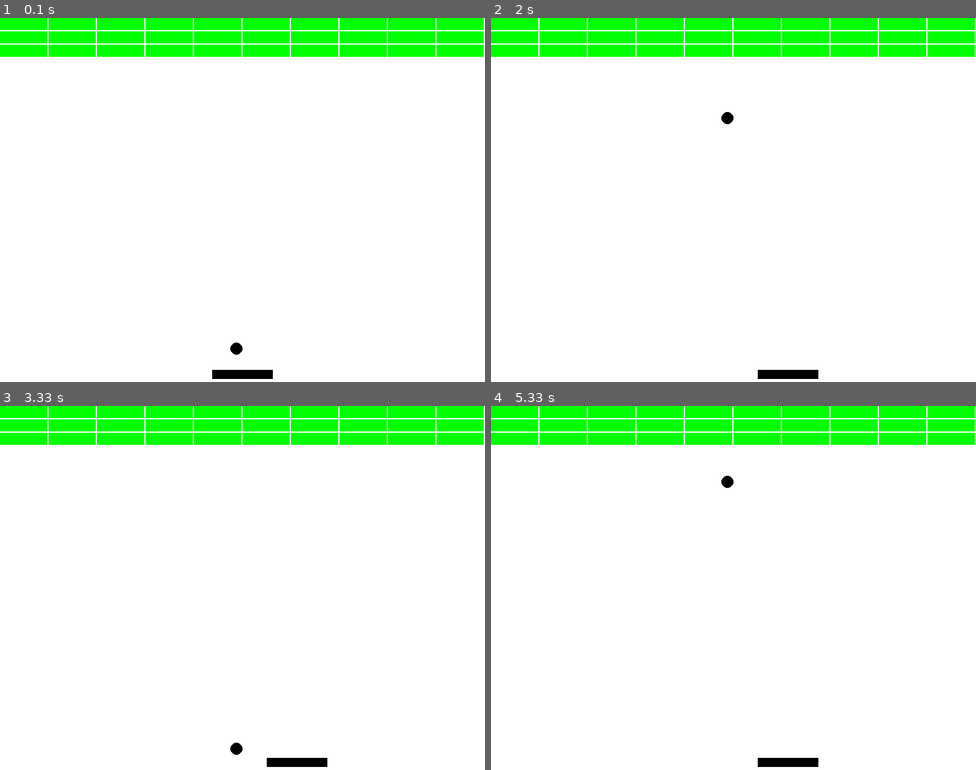
Above: before the commit, frames 1-4 (two rows, left to right).
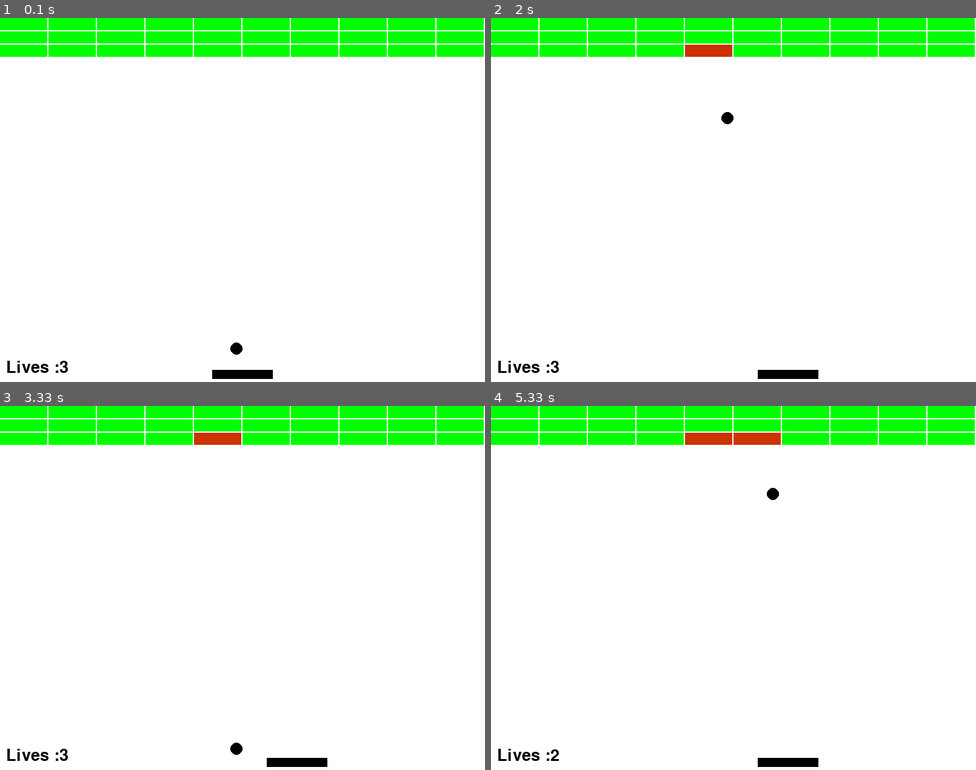
Above: after the commit, the same moments.

Repository: rakasan/pygame
Game: pygame game, started from second_game/main.py
Two runs of this game, one before a commit and one after it. Both use one fixed random seed, a clock stepped at 60 frames per second and the inputs below.
Inputs:
- Up to frame 1 (0.1 s): no input
- Up to frame 2 (2 s): hold Right 0.33-0.8 s; hold Right 0.83-1.3 s; hold Left 1.33-1.87 s; hold Left from 1.9 s (still down)
- Up to frame 3 (3.33 s): release Left at 2.3 s; hold Right 2.33-2.97 s; hold Left from 3 s (still down)
- Up to frame 4 (5.33 s): release Left at 3.47 s; hold Right 3.5-3.97 s; hold Right 4-4.47 s; hold Left 4.5-5.03 s; hold Left from 5.07 s (still down)

The runs differ from the first frame. In frame 1, 0.2% of the frame differs, in the area x 1-14%, y 94-98%; in frame 2, 0.5%; in frame 3, 0.5%; in frame 4, 1.0%, in the area x 1-60%, y 7-98%.

Commit message:
Finish the game :)

Diff:
--- a/second_game/main.py
+++ b/second_game/main.py
@@ -1,6 +1,7 @@
 import pygame
 import math
 
+pygame.init()
 
 FPS = 60
 PADDLE_WIDTH = 100
@@ -8,19 +9,21 @@
 BALL_RADIUS = 10
 WIDTH,HEIGHT = 800,600
 
-
+LIVES_FONT = pygame.font.SysFont("comicsans",40)
 
 win = pygame.display.set_mode((WIDTH,HEIGHT))
 pygame.display.set_caption("Just a brick breaker")
 
 class Brick:
-    def __init__(self,x,y,width,height,health,color):
+    def __init__(self,x,y,width,height,health,colors):
         self.x = x
         self.y = y
         self.width = width
         self.height = height
         self.health = health
-        self.color = color
+        self.colors = colors
+        self.max_heath = health
+        self.color = colors[0]
 
     def draw(self,win):
         pygame.draw.rect(win,self.color,(self.x,self.y,self.width,self.height))
@@ -37,6 +40,11 @@
 
     def hit(self):
         self.health -=1
+        self.color = self.interpolate(*self.colors,self.health/self.max_heath)
+
+    @staticmethod
+    def interpolate(color_a,color_b,t):
+        return tuple(int(a + (b-a) *t) for a,b in zip(color_a,color_b))
 
 class Paddle:
     VEL = 5
@@ -75,13 +83,16 @@
     def draw(self, win):
         pygame.draw.circle(win,self.color,(self.x,self.y),self.radius)
 
-def draw(win,paddle,ball,bricks):
+def draw(win,paddle,ball,bricks,lives):
     win.fill("white")
     ball.draw(win)
     paddle.draw(win)
     for brick in bricks:
         brick.draw(win)
 
+    lives_text = LIVES_FONT.render(f"Lives :{lives}",1,"black")
+    win.blit(lives_text, (10,HEIGHT- lives_text.get_height() -10))
+
     pygame.display.update()
 
 def ball_collisition(ball):
@@ -117,7 +128,7 @@
     for row in range(rows):
         for col in range(colls):
             brick = Brick(col  * brick_width + gap_between_bricks * col,
-                         row * brick_height  + gap_between_bricks * row,brick_width,brick_height,5,"green")
+                         row * brick_height  + gap_between_bricks * row,brick_width,brick_height,5,[(0,255,0),(255,0,0)])
             bricks.append(brick)
 
     return bricks
@@ -129,6 +140,20 @@
     paddle = Paddle(center_x,paddle_y,PADDLE_WIDTH,PADDLE_HEIGHT,"black" )
     ball = Ball(WIDTH/2 - BALL_RADIUS,paddle_y- BALL_RADIUS,BALL_RADIUS,"black")
     bricks = generate_bricks(3,10)
+    lives = 3
+
+    def reset():
+        paddle.x = center_x
+        paddle.y = paddle_y
+        ball.x =WIDTH/2
+        ball.y = paddle_y- BALL_RADIUS
+
+    def display_text(text):
+        text_render = LIVES_FONT.render(text,1,"red")
+        win.blit(text_render,(WIDTH/2 - text_render.get_width()/2,HEIGHT/2 - text_render.get_height()/2))
+        pygame.display.update()
+        pygame.time.delay(1000)
+    #reset()
     run = True
     while run:
         clock.tick(FPS)
@@ -153,7 +178,29 @@
             if brick.health <=0:
                 bricks.remove(brick)
 
-        draw(win,paddle,ball,bricks)
+        #lives check
+        if ball.y + ball.radius >= HEIGHT:
+            lives -=1
+            ball.x = paddle.x + paddle.width/2
+            ball.y = paddle_y - BALL_RADIUS
+            ball.set_vel(0,ball.VEL * -1)
+
+        if lives <= 0:
+            bricks = generate_bricks(3,10)
+            lives = 3
+            reset()
+
+            display_text("You lose")
+
+
+
+        if len(bricks) == 0:
+            bricks = generate_bricks(3,10)
+            lives = 3
+            reset()
+            display_text("You win!")
+
+        draw(win,paddle,ball,bricks,lives)
 
     pygame.quit()
     quit()
